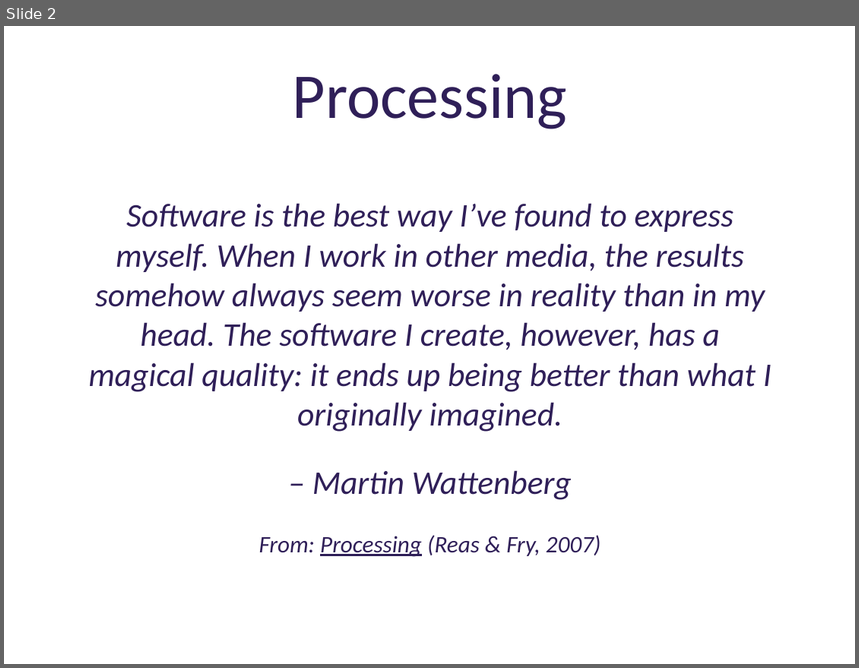
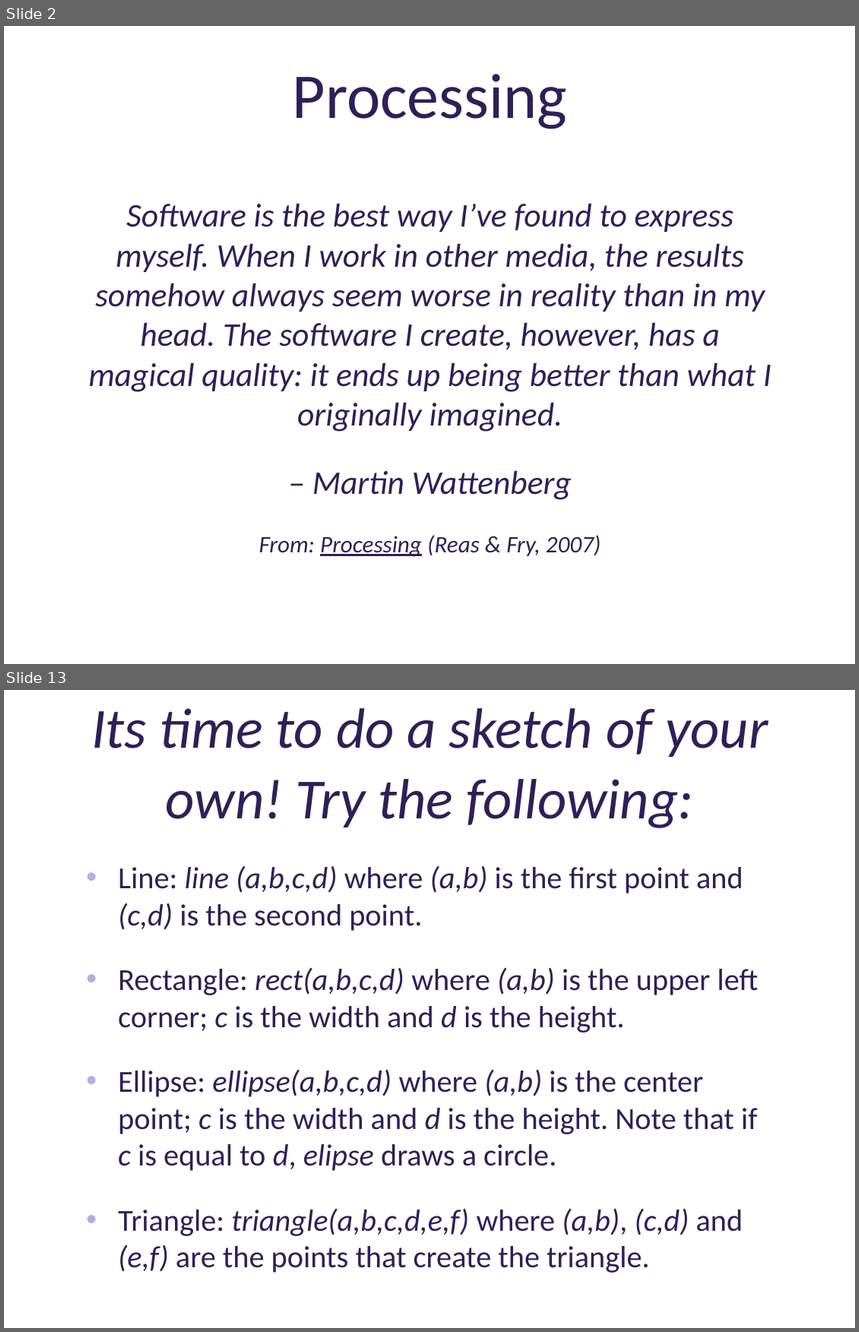
Before and after one commit to deenaengel/TF3_ProcessingSlides, a slide deck: Processing_Presentation_TF3_DE_notes.pptx. Shown one above the other, each under a label of ours: slide 2 before the commit, slides 2 and 13 after it; the slides between them are not shown. The pictures are 859x668 and 859x1332 pixels, drawn with LibreOffice and Linux fonts; fonts in the diff are those of the drawing; background and template pictures are left out. Boxes give left, top, right and bottom in pixels: in the first picture for what was removed or moved away, otherwise in the second. Text is boxed around its words. In the diff, an @@ line names an element or a change of style, - is before the commit and + after.

```diff
--- a/Processing_Presentation_TF3_DE_notes.pptx
+++ b/Processing_Presentation_TF3_DE_notes.pptx
@@ slide 13 added at (4, 690, 855, 1328), background picture (left out) @@
@@ title added at (91, 708, 769, 828), 48 pt, text #2F1F58, italic @@
+Its time to do a sketch of your own! Try the following:
@@ text added at (118, 866, 759, 1268), 25.9 pt, text #2F1F58 @@
+• Line: line (a,b,c,d) where (a,b) is the first point and (c,d) is the second point.
+• Rectangle: rect(a,b,c,d) where (a,b) is the upper left corner; c is the width and d is the height.
+• Ellipse: ellipse(a,b,c,d) where (a,b) is the center point; c is the width and d is the height. Note that if c is equal to d, elipse draws a circle.
+• Triangle: triangle(a,b,c,d,e,f) where (a,b), (c,d) and (e,f) are the points that create the triangle.
```
Also in this commit, not shown: 2 slides changed, 15 other slides added, 1 slide removed.
